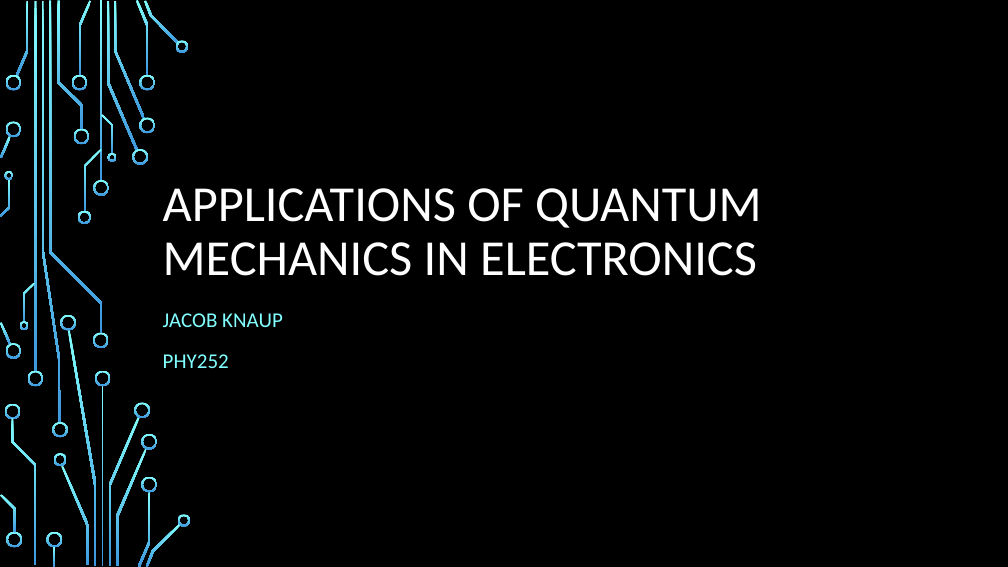
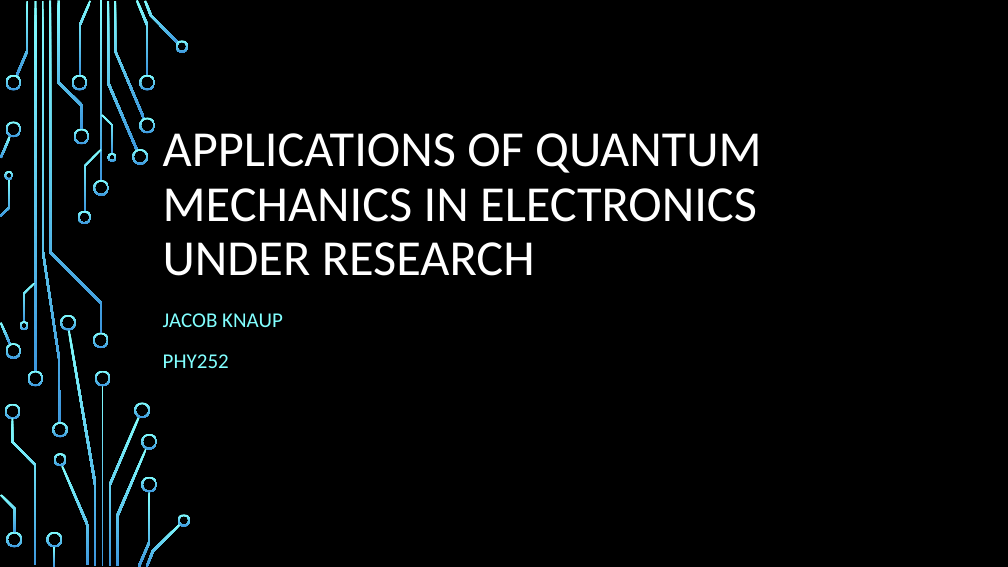
Before and after one commit to jwknaup/Junior, a slide deck: slide 1 of PHY 252/Applications of Quantum Physics in Electronics.pptx. Drawn at 1008x567 pixels with LibreOffice and Linux fonts; fonts in the diff are those of the drawing; background and template pictures are left out. Boxes give left, top, right and bottom in pixels: in the first picture for what was removed or moved away, otherwise in the second. Text is boxed around its words. In the diff, an @@ line names an element or a change of style, - is before the commit and + after.

```diff
--- a/PHY 252/Applications of Quantum Physics in Electronics.pptx
+++ b/PHY 252/Applications of Quantum Physics in Electronics.pptx
@@ title at [163,133,762,276]: text changed @@
-APPLICATIONS OF QUANTUM MECHANICS IN ELECTRONICS
+APPLICATIONS OF QUANTUM MECHANICS IN ELECTRONICS UNDER RESEARCH
```
Also in this commit, not shown: 3 other slides changed, 42 other files.
